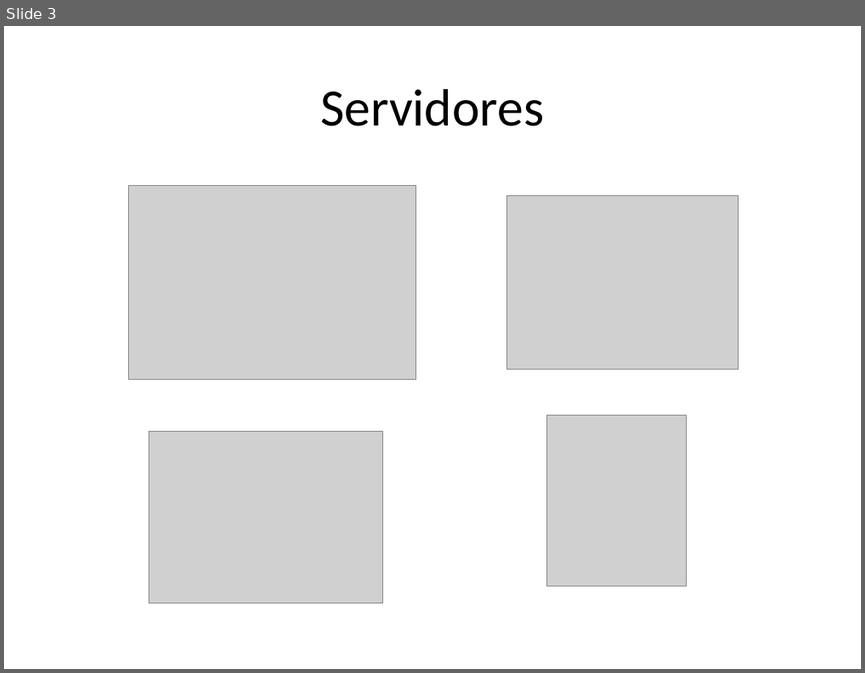
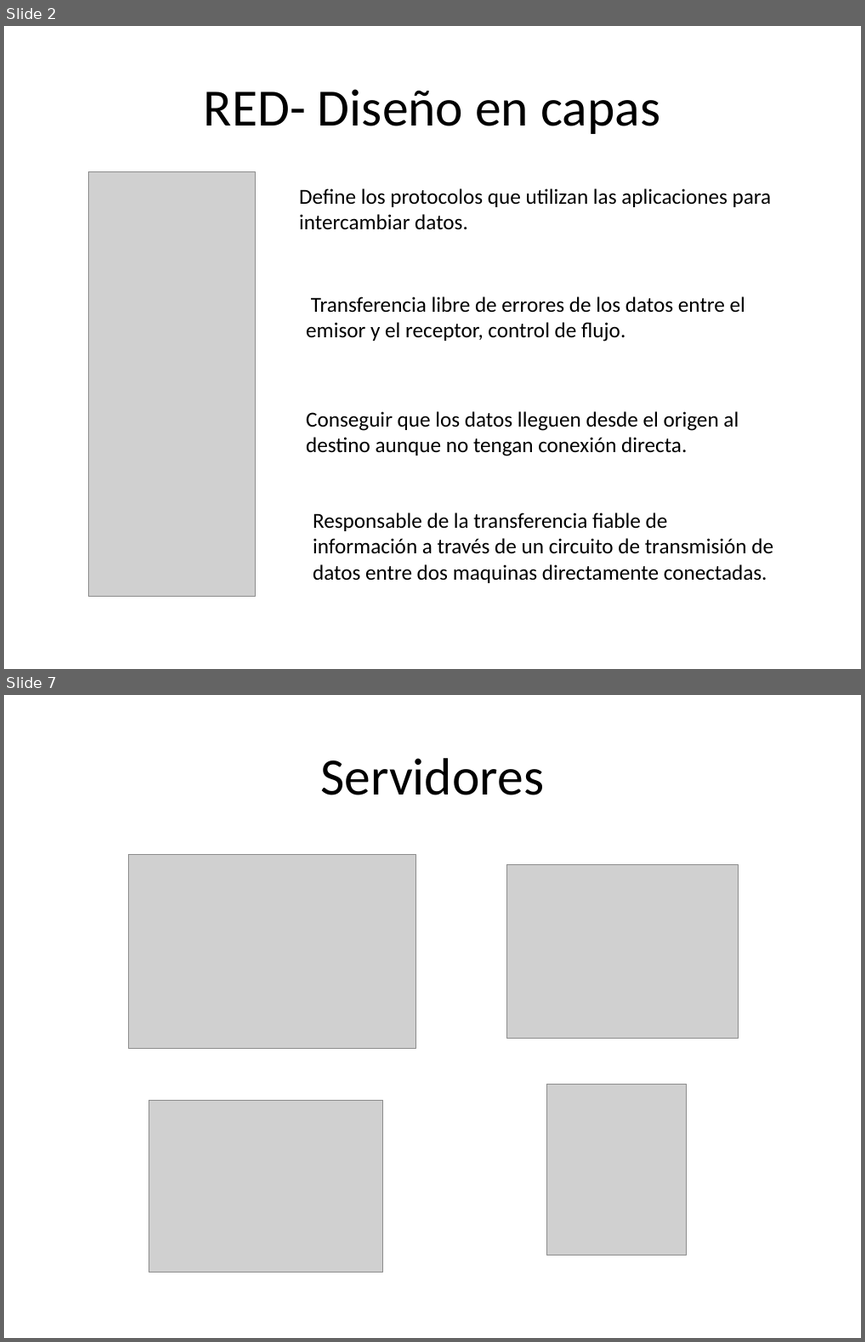
Before and after one commit to ceta-project/materiales, a slide deck: Ceta-02-CS-Http.pptx. Shown one above the other, each under a label of ours: slide 3 before the commit, slides 2 and 7 after it; the slides between them are not shown. The pictures are 865x673 and 865x1342 pixels, drawn with LibreOffice and Linux fonts; fonts in the diff are those of the drawing; grey boxes stand for pictures. Boxes give left, top, right and bottom in pixels: in the first picture for what was removed or moved away, otherwise in the second. Text is boxed around its words. In the diff, an @@ line names an element or a change of style, - is before the commit and + after.

```diff
--- a/Ceta-02-CS-Http.pptx
+++ b/Ceta-02-CS-Http.pptx
@@ slide 2 added at <box>4,26,861,669</box>, background #FFFFFF @@
@@ title added at <box>204,89,660,134</box>, 44 pt, text #000000 @@
+RED- Diseño en capas
@@ picture added at <box>88,171,255,596</box> @@
@@ text added at <box>299,188,772,230</box>, 18 pt, text #000000 @@
+Define los protocolos que utilizan las aplicaciones para intercambiar datos.
@@ text added at <box>306,296,745,341</box>, 18 pt, text #000000 @@
+Transferencia libre de errores de los datos entre el emisor y el receptor, control de flujo.
@@ text added at <box>306,411,738,456</box>, 18 pt, text #000000 @@
+Conseguir que los datos lleguen desde el origen al destino aunque no tengan conexión directa.
@@ text added at <box>313,512,773,583</box>, 18 pt, text #000000 @@
+Responsable de la transferencia fiable de información a través de un circuito de transmisión de datos entre dos maquinas directamente conectadas.
@@ what was slide 3 is now slide 7 @@
```
Also in this commit, not shown: 2 slides changed, 12 other slides added, 1 slide removed, 3 other files.
